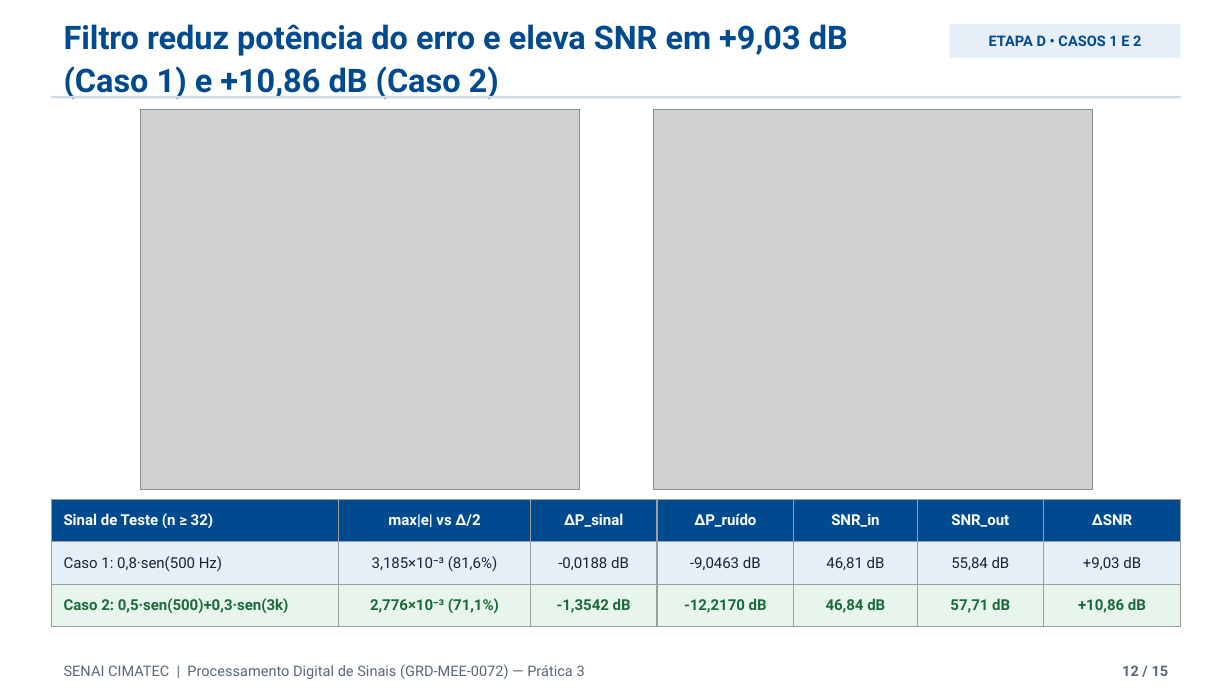
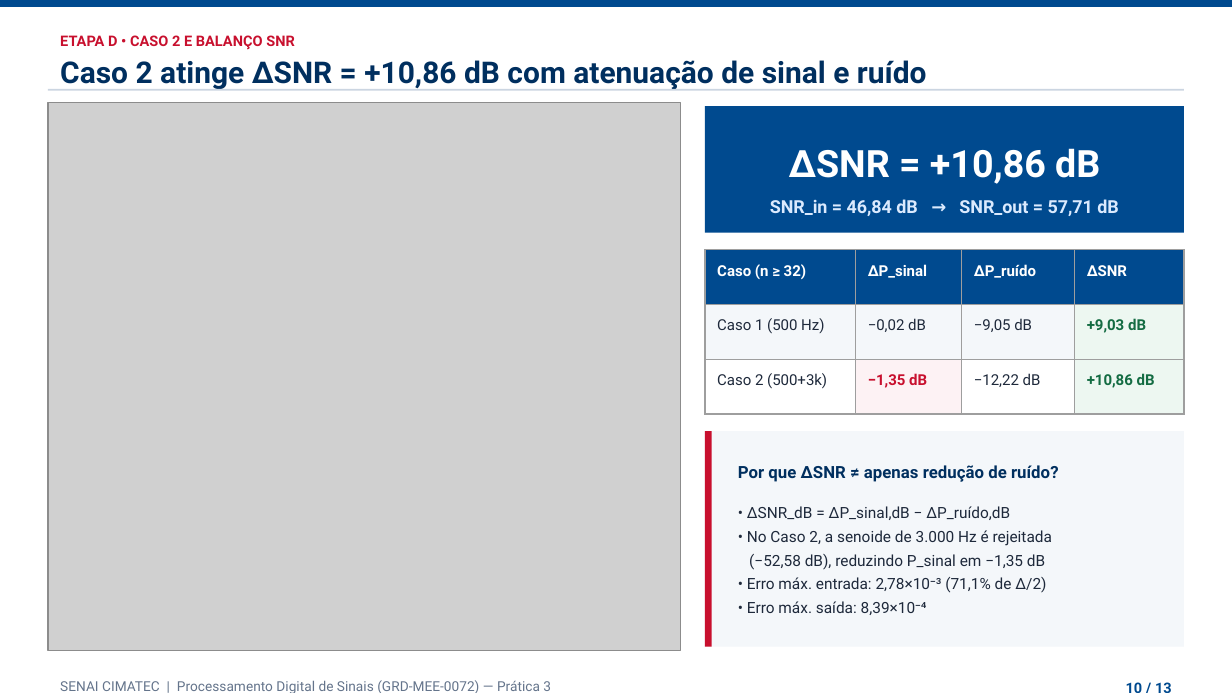
Before and after one commit to Arthur-SantAnna/Filtro-FIR, a slide deck: slide 10 of slides/Apresentacao_Pratica3_Filtro_FIR.pptx (slide 12 before the commit). Drawn at 1232x693 pixels with LibreOffice and Linux fonts; fonts in the diff are those of the drawing; grey boxes stand for pictures. Boxes give left, top, right and bottom in pixels: in the first picture for what was removed or moved away, otherwise in the second. Text is boxed around its words. In the diff, an @@ line names an element or a change of style, - is before the commit and + after.

```diff
--- a/slides/Apresentacao_Pratica3_Filtro_FIR.pptx
+++ b/slides/Apresentacao_Pratica3_Filtro_FIR.pptx
@@ rectangle added at [0,0,1232,7], fill #004A8F @@
@@ text removed at [64,24,848,99] @@
-Filtro reduz potência do erro e eleva SNR em +9,03 dB (Caso 1) e +10,86 dB (Caso 2)
@@ rectangle removed at [950,23,1181,58] @@
-ETAPA D • CASOS 1 E 2
@@ text added at [60,35,295,50], 8.5 pt, text #C8102E, bold @@
+ETAPA D • CASO 2 E BALANÇO SNR
@@ rectangle: place and size @@
-rectangle at [52,96,1181,99]
+rectangle at [48,89,1184,90]
@@ rectangle at [48,89,1184,90]: fill #CFD8E3 to #CBD5E1 @@
@@ text added at [60,60,927,90], 17.5 pt, text #002F5F, bold @@
+Caso 2 atinge ΔSNR = +10,86 dB com atenuação de sinal e ruído
@@ picture: place and size @@
-picture at [654,110,1093,489]
+picture at [48,102,681,649]
@@ picture removed at [140,110,579,489] @@
@@ rectangle added at [705,106,1184,233], fill #004A8F @@
@@ text added at [789,148,1100,184], 22 pt, text #FFFFFF, bold @@
+ΔSNR = +10,86 dB
@@ text added at [770,199,1119,216], 10.5 pt, text #DBEAFE, bold @@
+SNR_in = 46,84 dB → SNR_out = 57,71 dB
@@ table added at [705,250,1184,654], 3 rows, 4 columns @@
+Caso (n ≥ 32) | ΔP_sinal | ΔP_ruído | ΔSNR
+Caso 1 (500 Hz) | −0,02 dB | −9,05 dB | +9,03 dB
+Caso 2 (500+3k) | −1,35 dB | −12,22 dB | +10,86 dB
@@ rectangle added at [705,431,1184,647], fill #F4F7FA @@
@@ rectangle added at [705,431,712,647], fill #C8102E @@
@@ text added at [738,465,1059,482], 9.8 pt, text #002F5F, bold @@
+Por que ΔSNR ≠ apenas redução de ruído?
@@ table removed at [52,500,1181,693], 3 rows, 7 columns @@
-Sinal de Teste (n ≥ 32) | max|e| vs Δ/2 | ΔP_sinal | ΔP_ruído | SNR_in | SNR_out | ΔSNR
-Caso 1: 0,8·sen(500 Hz) | 3,185×10⁻³ (81,6%) | -0,0188 dB | -9,0463 dB | 46,81 dB | 55,84 dB | +9,03 dB
-Caso 2: 0,5·sen(500)+0,3·sen(3k) | 2,776×10⁻³ (71,1%) | -1,3542 dB | -12,2170 dB | 46,84 dB | 57,71 dB | +10,86 dB
@@ text added at [747,506,1052,615], 9 pt, text #1E293B @@
+• ΔSNR_dB = ΔP_sinal,dB − ΔP_ruído,dB
+• No Caso 2, a senoide de 3.000 Hz é rejeitada
+(−52,58 dB), reduzindo P_sinal em −1,35 dB
+• Erro máx. entrada: 2,78×10⁻³ (71,1% de Δ/2)
+• Erro máx. saída: 8,39×10⁻⁴
@@ text "SENAI CIMATEC | Processamento Digital ..." at [60,680,551,693]: size 8.5 to 8 pt, text colour #5A6778 to #64748B; line spacing 1 to 1.25; vertical alignment middle to top @@
@@ text added at [1082,663,1184,686], 8.5 pt, text #004A8F, bold @@
+10 / 13
@@ text removed at [1122,665,1169,676] @@
-12 / 15
```
Also in this commit, not shown: 8 other slides changed, 4 slides added, 6 slides removed, 3 other files.
